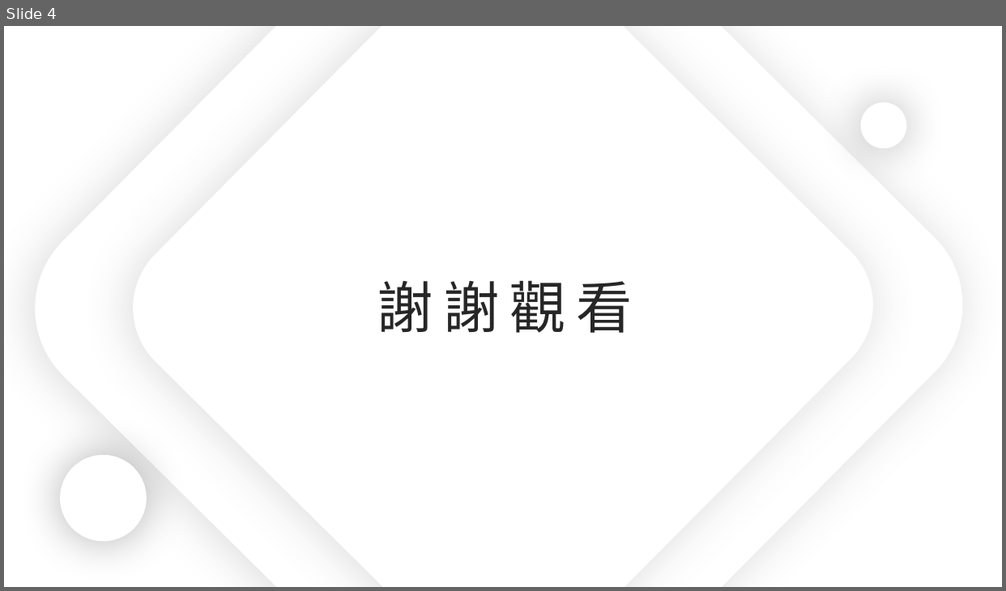
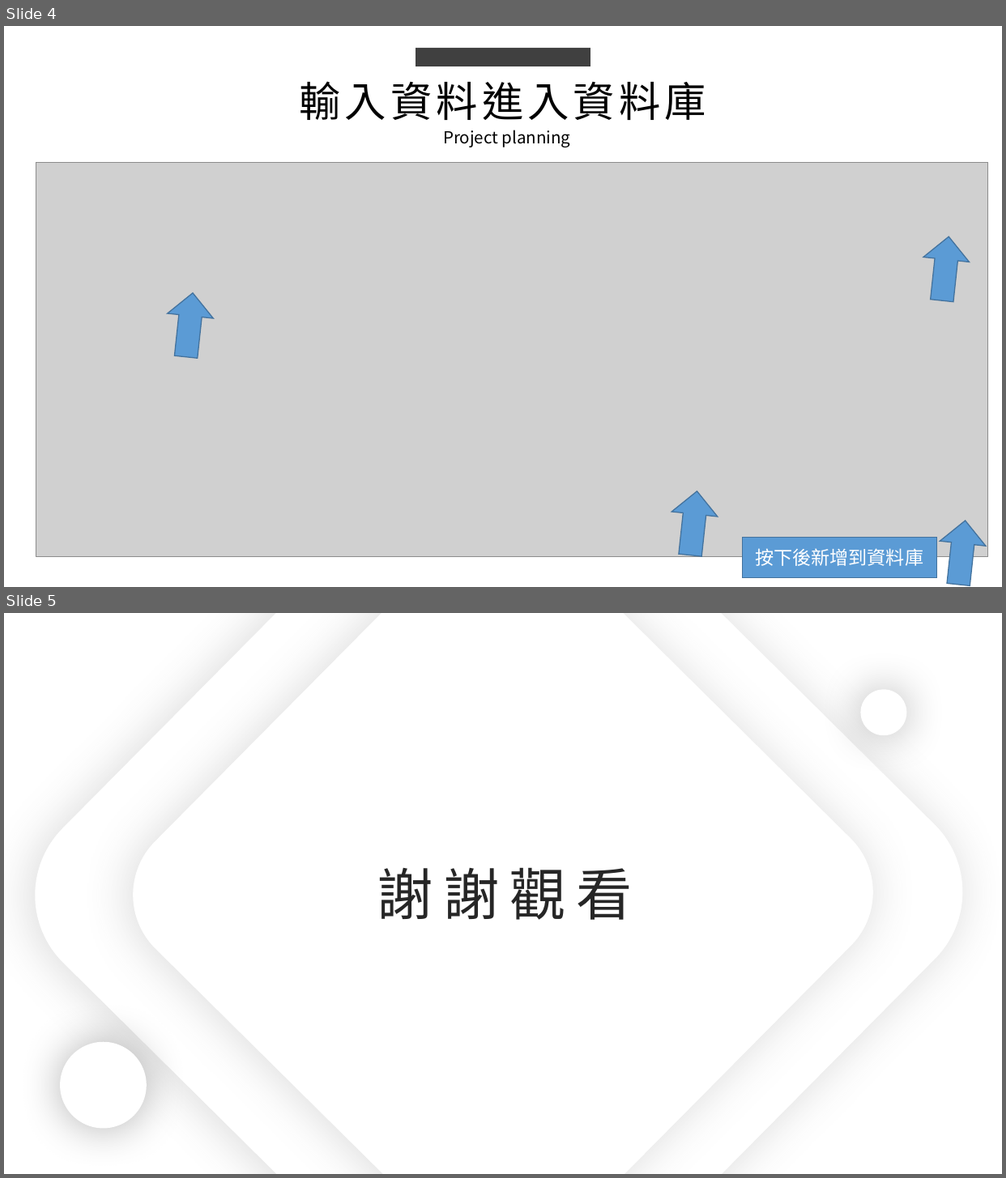
Before and after one commit to king637324/KnowledgeGreenhouseSystem, a slide deck: 工作日報_葉柏漢/2021.10/2021.10.05(加班)_2021.10.06工作日報_葉柏漢.pptx. Shown one above the other, each under a label of ours: slide 4 before the commit, slides 4 and 5 after it. The pictures are 1006x591 and 1006x1178 pixels, drawn with LibreOffice and Linux fonts; fonts in the diff are those of the drawing; grey boxes stand for pictures. Boxes give left, top, right and bottom in pixels: in the first picture for what was removed or moved away, otherwise in the second. Text is boxed around its words. In the diff, an @@ line names an element or a change of style, - is before the commit and + after.

```diff
--- a/工作日報_葉柏漢/2021.10/2021.10.05(加班)_2021.10.06工作日報_葉柏漢.pptx
+++ b/工作日報_葉柏漢/2021.10/2021.10.05(加班)_2021.10.06工作日報_葉柏漢.pptx
@@ slide 4 added at [4, 26, 1002, 587], background #FFFFFF @@
@@ rectangle added at [415, 48, 590, 66], fill #404040 @@
@@ text added at [300, 81, 706, 120], 40 pt, text #000000 @@
+輸入資料進入資料庫
@@ text added at [443, 130, 571, 148], 16 pt, text #000000 @@
+Project planning
@@ picture added at [36, 162, 988, 557] @@
@@ right arrow added at [919, 235, 972, 304], fill #5B9BD5, outline #43739E 1 pt @@
@@ right arrow added at [163, 291, 216, 360], fill #5B9BD5, outline #43739E 1 pt @@
@@ right arrow added at [667, 489, 720, 558], fill #5B9BD5, outline #43739E 1 pt @@
@@ right arrow added at [936, 518, 989, 587], fill #5B9BD5, outline #43739E 1 pt @@
@@ rectangle added at [742, 538, 937, 578], fill #5B9BD5, outline #43739E 1 pt, 18 pt, text #FFFFFF @@
+按下後新增到資料庫
@@ what was slide 4 is now slide 5 @@
```
Also in this commit, not shown: 1 slide changed, 5 other files.
